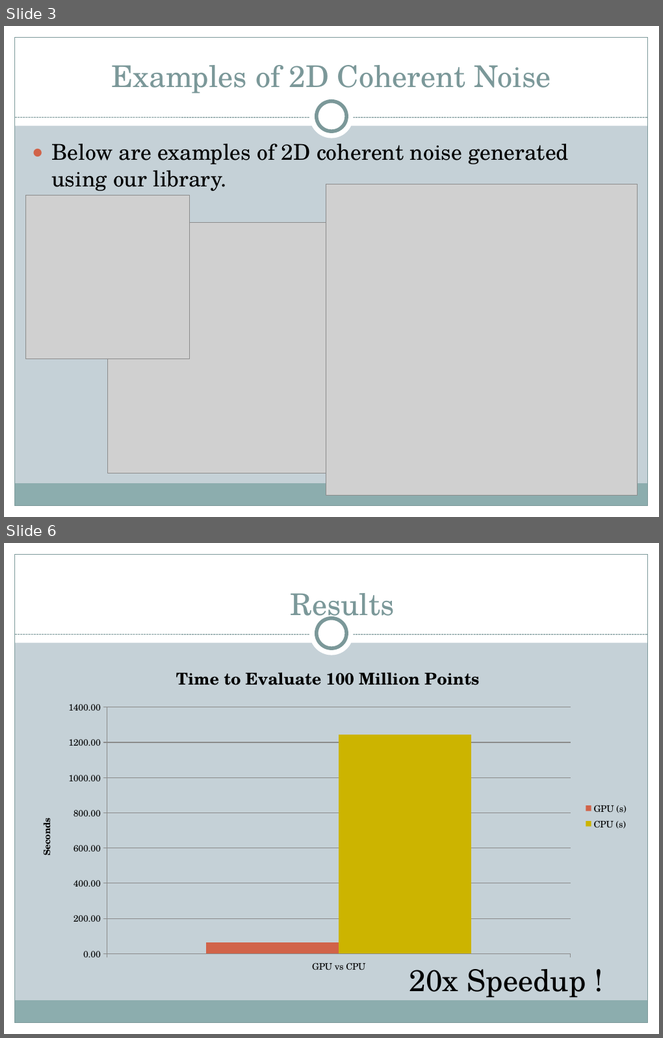
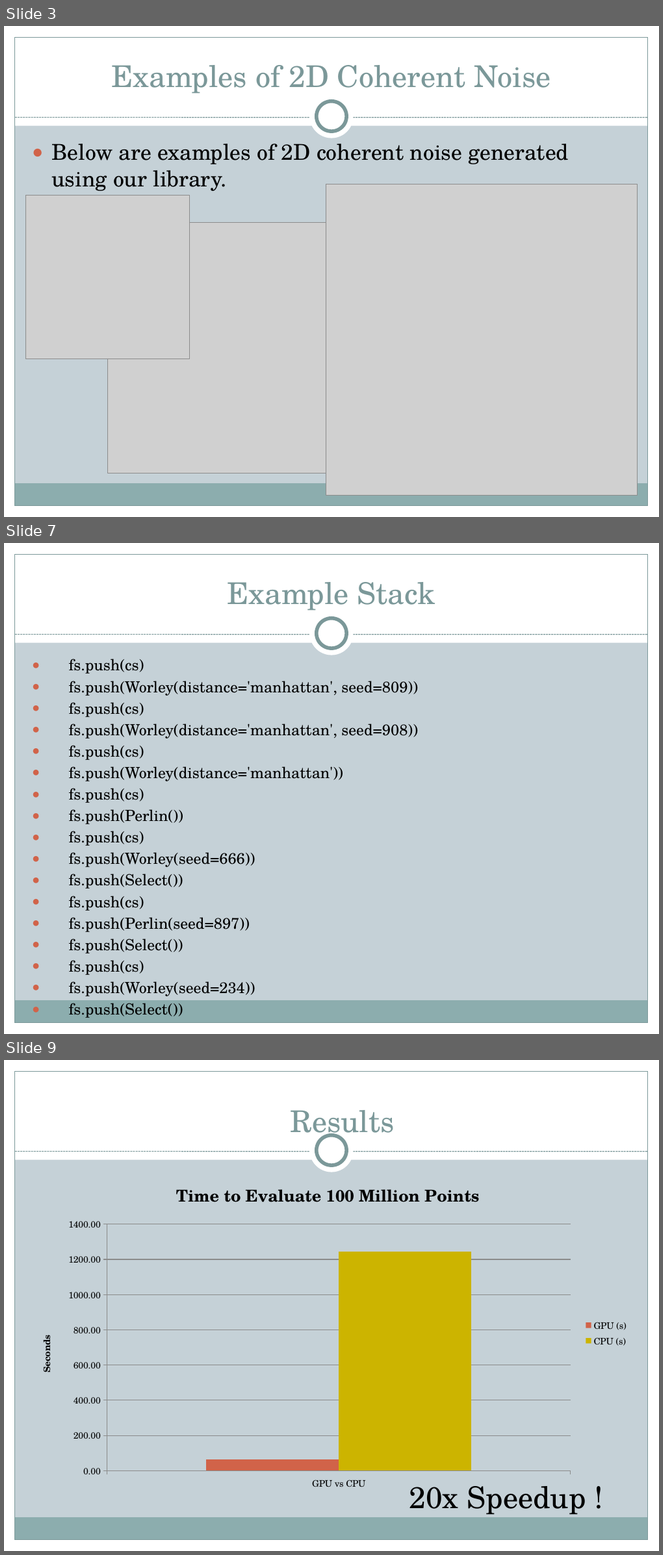
Before and after one commit to freethenation/OpenCLNoise, a slide deck: docs/Presentation.pptx. Shown one above the other, each under a label of ours: slides 3 and 6 before the commit, slides 3, 7 and 9 after it; the slides between them are not shown. The pictures are 663x1038 and 663x1555 pixels, drawn with LibreOffice and Linux fonts; fonts in the diff are those of the drawing; grey boxes stand for pictures. Boxes give left, top, right and bottom in pixels: in the first picture for what was removed or moved away, otherwise in the second. Text is boxed around its words. In the diff, an @@ line names an element or a change of style, - is before the commit and + after.

```diff
--- a/docs/Presentation.pptx
+++ b/docs/Presentation.pptx
@@ slide 7 added at [4,543,659,1034], background #C5D1D7; not listed: 9 template elements that a slide beside it also shows @@
@@ title added at [228,582,436,611], 33 pt, text #7C999A @@
+Example Stack
@@ text added at [69,659,418,1018], 16.9 pt, text #000000 @@
+● fs.push(cs)
+● fs.push(Worley(distance='manhattan', seed=809))
+● fs.push(cs)
+● fs.push(Worley(distance='manhattan', seed=908))
+● fs.push(cs)
+● fs.push(Worley(distance='manhattan'))
+● fs.push(cs)
+● fs.push(Perlin())
+● fs.push(cs)
+● fs.push(Worley(seed=666))
+● fs.push(Select())
+● fs.push(cs)
+● fs.push(Perlin(seed=897))
+● fs.push(Select())
+● fs.push(cs)
+● fs.push(Worley(seed=234))
+● fs.push(Select())
@@ what was slide 6 is now slide 9 @@
```
Also in this commit, not shown: 3 slides changed, 3 other slides added, 1 slide removed, 5 other files.
